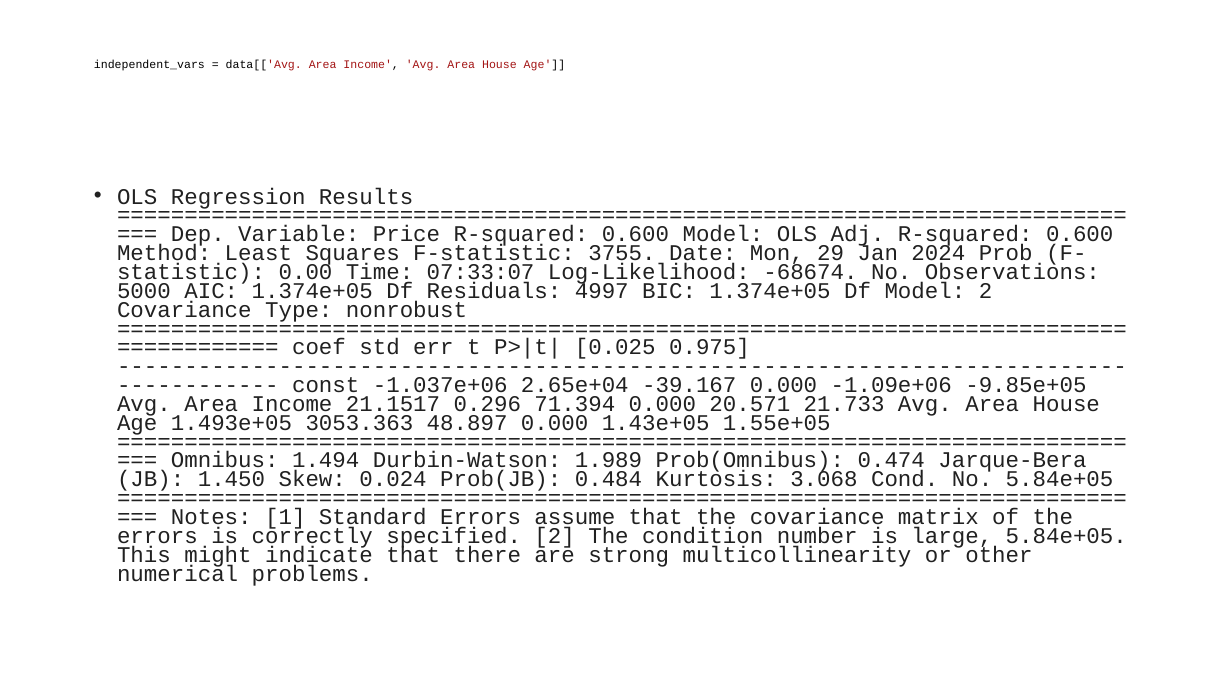
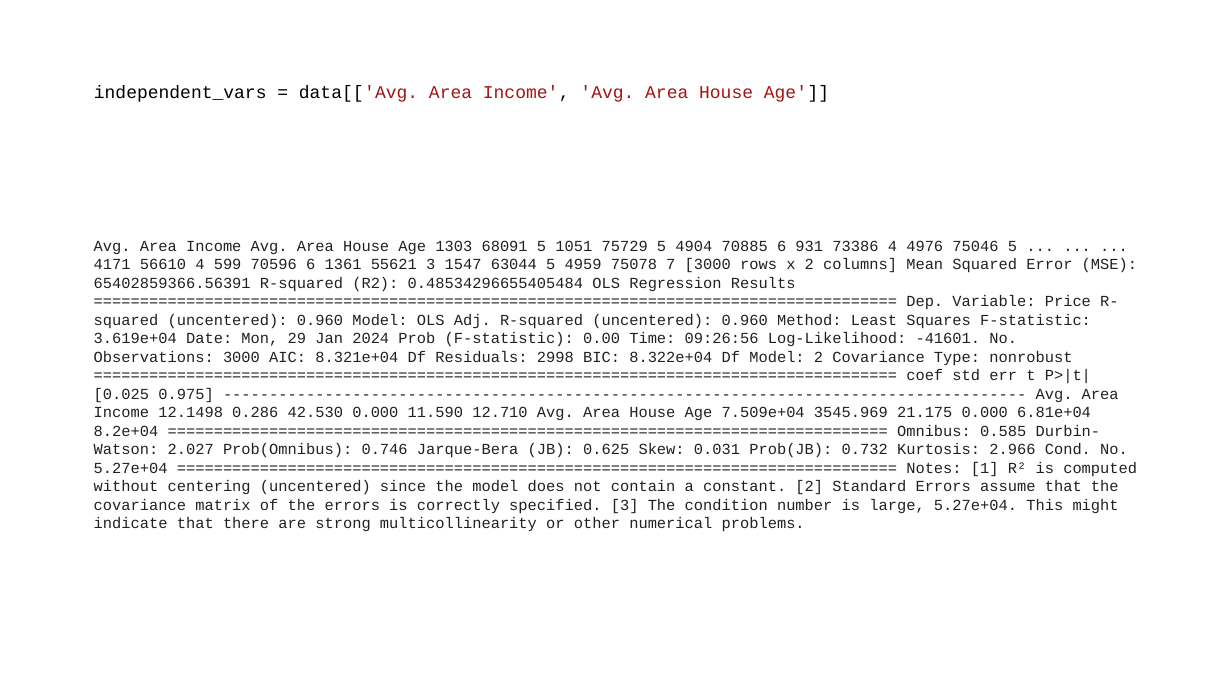
Before and after one commit to shuklagauravjn/agaveSubmission, a slide deck: slide 6 of Report.pptx (slide 4 before the commit). Drawn at 1232x693 pixels with LibreOffice and Linux fonts; fonts in the diff are those of the drawing. Boxes give left, top, right and bottom in pixels: in the first picture for what was removed or moved away, otherwise in the second. Text is boxed around its words. In the diff, an @@ line names an element or a change of style, - is before the commit and + after.

```diff
--- a/Report.pptx
+++ b/Report.pptx
@@ title "independent_vars = data[['Avg. Area Income', ..." at bbox=[94, 86, 829, 102]: size 9 to 14 pt @@
@@ text at bbox=[94, 240, 1137, 532]: text changed; size 17.5 to 12 pt @@
-• OLS Regression Results ============================================================================== Dep. Variable: Price R-squared: 0.600 Model: OLS Adj. R-squared: 0.600 Method: Least Squares F-statistic: 3755. Date: Mon, 29 Jan 2024 Prob (F-statistic): 0.00 Time: 07:33:07 Log-Likelihood: -68674. No. Observations: 5000 AIC: 1.374e+05 Df Residuals: 4997 BIC: 1.374e+05 Df Model: 2 Covariance Type: nonrobust ======================================================================================= coef std err t P>|t| [0.025 0.975] --------------------------------------------------------------------------------------- const -1.037e+06 2.65e+04 -39.167 0.000 -1.09e+06 -9.85e+05 Avg. Area Income 21.1517 0.296 71.394 0.000 20.571 21.733 Avg. Area House Age 1.493e+05 3053.363 48.897 0.000 1.43e+05 1.55e+05 ============================================================================== Omnibus: 1.494 Durbin-Watson: 1.989 Prob(Omnibus): 0.474 Jarque-Bera (JB): 1.450 Skew: 0.024 Prob(JB): 0.484 Kurtosis: 3.068 Cond. No. 5.84e+05 ============================================================================== Notes: [1] Standard Errors assume that the covariance matrix of the errors is correctly specified. [2] The condition number is large, 5.84e+05. This might indicate that there are strong multicollinearity or other numerical problems.
+Avg. Area Income Avg. Area House Age 1303 68091 5 1051 75729 5 4904 70885 6 931 73386 4 4976 75046 5 ... ... ... 4171 56610 4 599 70596 6 1361 55621 3 1547 63044 5 4959 75078 7 [3000 rows x 2 columns] Mean Squared Error (MSE): 65402859366.56391 R-squared (R2): 0.48534296655405484 OLS Regression Results ======================================================================================= Dep. Variable: Price R-squared (uncentered): 0.960 Model: OLS Adj. R-squared (uncentered): 0.960 Method: Least Squares F-statistic: 3.619e+04 Date: Mon, 29 Jan 2024 Prob (F-statistic): 0.00 Time: 09:26:56 Log-Likelihood: -41601. No. Observations: 3000 AIC: 8.321e+04 Df Residuals: 2998 BIC: 8.322e+04 Df Model: 2 Covariance Type: nonrobust ======================================================================================= coef std err t P>|t| [0.025 0.975] --------------------------------------------------------------------------------------- Avg. Area Income 12.1498 0.286 42.530 0.000 11.590 12.710 Avg. Area House Age 7.509e+04 3545.969 21.175 0.000 6.81e+04 8.2e+04 ============================================================================== Omnibus: 0.585 Durbin-Watson: 2.027 Prob(Omnibus): 0.746 Jarque-Bera (JB): 0.625 Skew: 0.031 Prob(JB): 0.732 Kurtosis: 2.966 Cond. No. 5.27e+04 ============================================================================== Notes: [1] R² is computed without centering (uncentered) since the model does not contain a constant. [2] Standard Errors assume that the covariance matrix of the errors is correctly specified. [3] The condition number is large, 5.27e+04. This might indicate that there are strong multicollinearity or other numerical problems.
```
Also in this commit, not shown: 3 other slides changed, 4 slides added, 2 slides removed.
